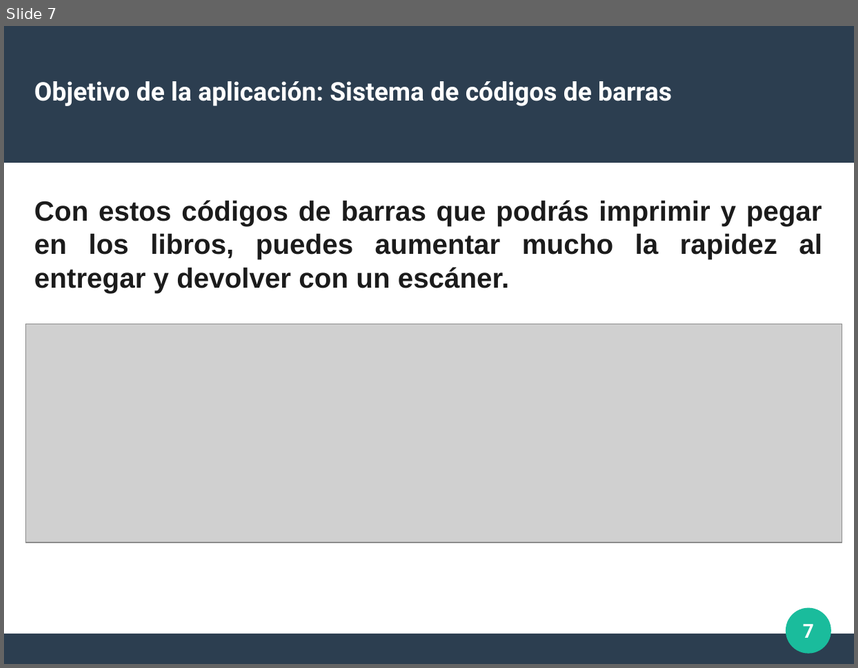
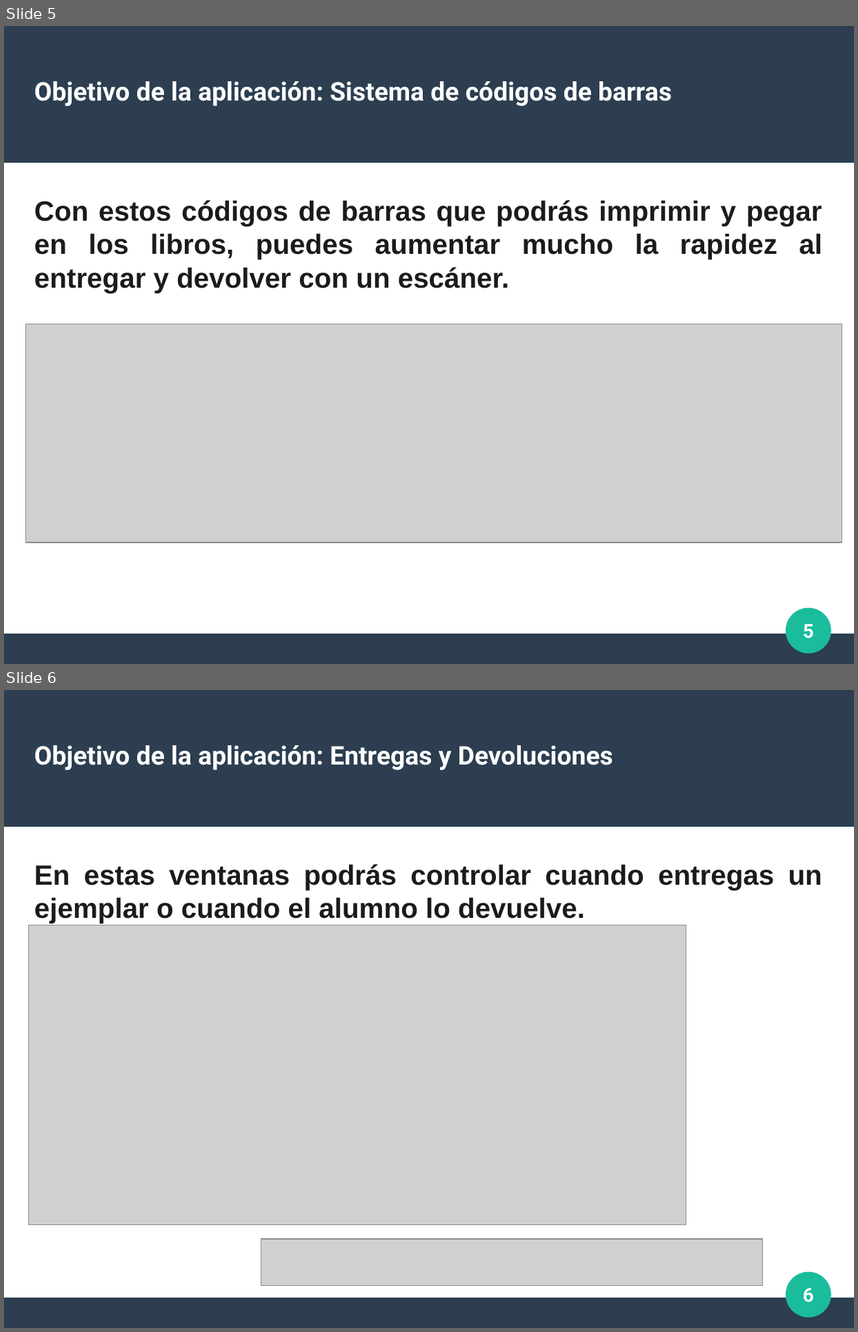
Before and after one commit to sharco-code/Red-Libros, a slide deck: Documentacion/presentacion.odp. Shown one above the other, each under a label of ours: slide 7 before the commit, slides 5 and 6 after it. The pictures are 858x668 and 858x1332 pixels, drawn with LibreOffice and Linux fonts; fonts in the diff are those of the drawing; grey boxes stand for pictures. Boxes give left, top, right and bottom in pixels: in the first picture for what was removed or moved away, otherwise in the second. Text is boxed around its words. In the diff, an @@ line names an element or a change of style, - is before the commit and + after.

```diff
--- a/Documentacion/presentacion.odp
+++ b/Documentacion/presentacion.odp
@@ slide 6 added at [4, 690, 854, 1328], background #FFFFFF; not listed: 3 template elements that a slide beside it also shows @@
@@ title added at [34, 745, 613, 770], 24 pt, text #FFFFFF, bold @@
+Objetivo de la aplicación: Entregas y Devoluciones
@@ text added at [34, 864, 822, 923], 26 pt, text #1B1B1B, bold @@
+En estas ventanas podrás controlar cuando entregas un ejemplar o cuando el alumno lo devuelve.
@@ picture added at [28, 925, 686, 1225] @@
@@ picture added at [261, 1239, 763, 1285] @@
@@ page number added at [803, 1288, 814, 1302], 18 pt, text #FFFFFF, bold @@
+6
@@ what was slide 7 is now slide 5 @@
@@ page number at [803, 624, 814, 638]: text changed @@
-7
+5
```
Also in this commit, not shown: 3 slides changed, 1 other slide added, 1 other file.
